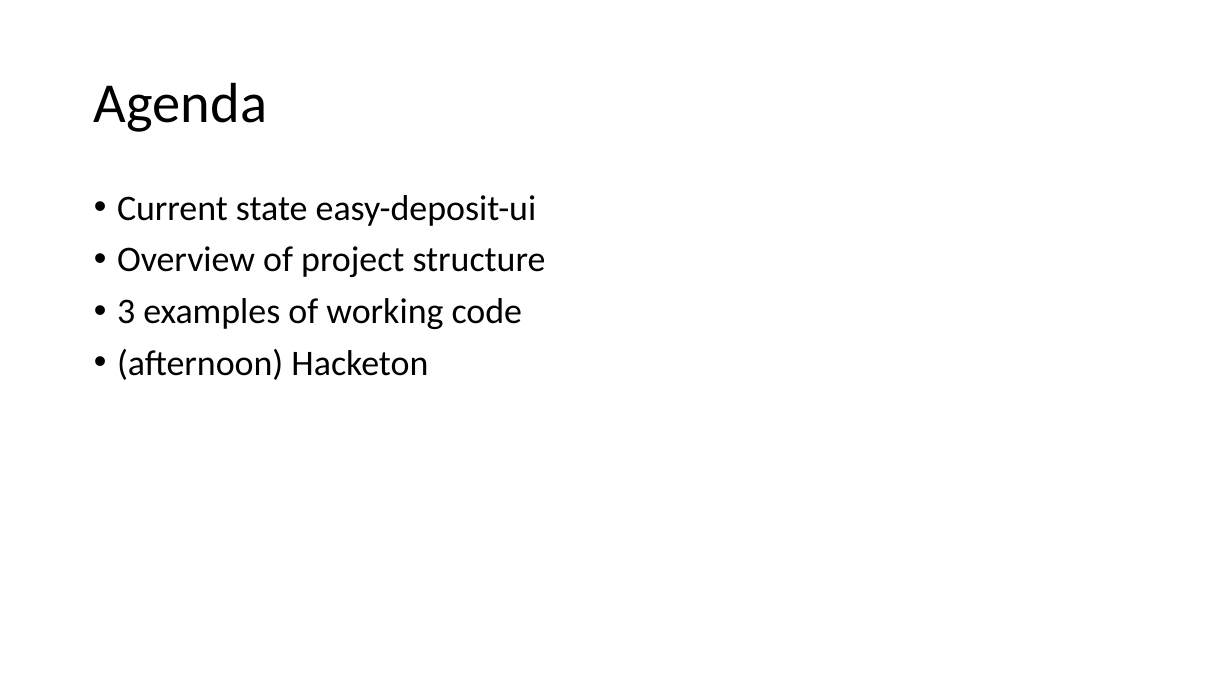
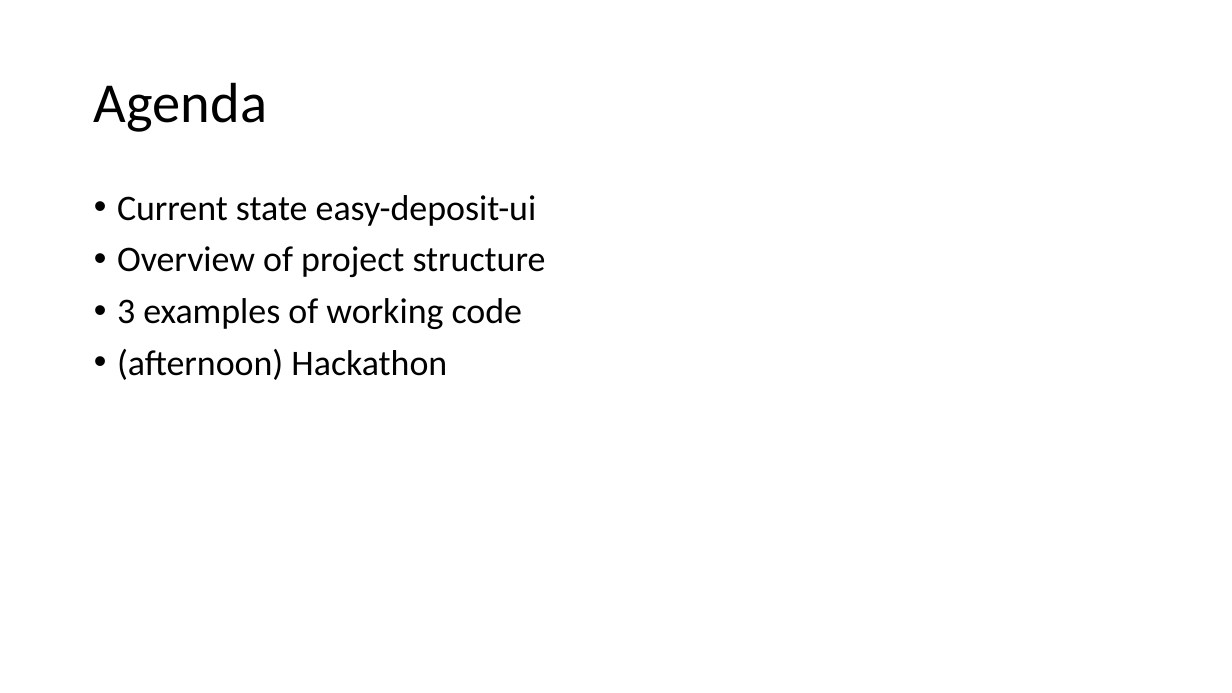
Before and after one commit to rvanheest-DANS-KNAW/course-react, a slide deck: slide 2 of easy-deposit-ui-basics/Presentation.pptx. Drawn at 1232x693 pixels with LibreOffice and Linux fonts; fonts in the diff are those of the drawing. Boxes give left, top, right and bottom in pixels: in the first picture for what was removed or moved away, otherwise in the second. Text is boxed around its words. In the diff, an @@ line names an element or a change of style, - is before the commit and + after.

Commit message:
fix typos in slides + pdf export of slides

```diff
--- a/easy-deposit-ui-basics/Presentation.pptx
+++ b/easy-deposit-ui-basics/Presentation.pptx
@@ text at <box>117,349,447,380</box>: text changed @@
-• (afternoon) Hacketon
+• (afternoon) Hackathon
```
Also in this commit, not shown: 2 other slides changed, 1 other file.
